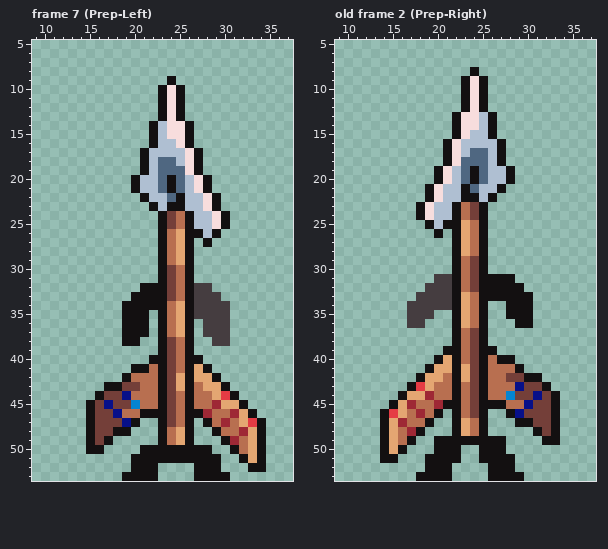
A pixel-art file gets an edit: Assets/Sprites/Arrowhead/Arrow_Prep.ase. The picture above was drawn from the file before the commit.
48x54 pixels, 7 frames. Shown: frame 7 (Prep-Left): x 9..37, y 5..53; old frame 2 (Prep-Right): x 9..37, y 5..53. The commit also changed other frames, which this record leaves out.
After the commit:
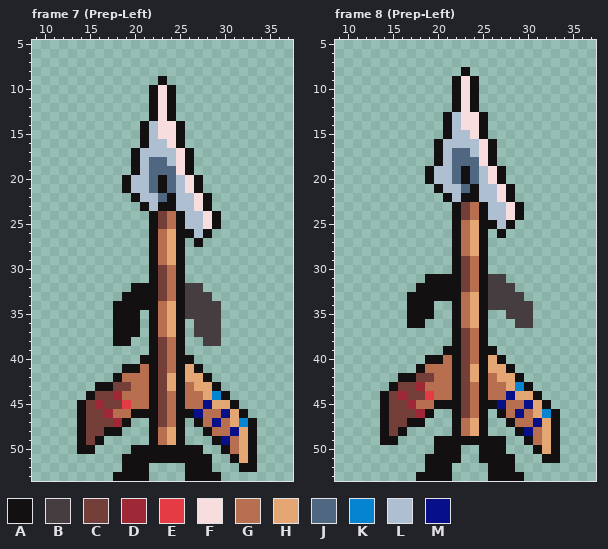
Palette (. is transparent): A #131011  B #453d40  C #743f39  D #9e2835  E #e53b44  F #f7dddd  G #b86f50  H #e4a672  J #4f6781  K #0484d1  L #afbfd2  M #071089
A new or re-ordered frame is compared with the old frame closest to it.
Changes in this commit:
frames 7 -> 12
Changed rows in their new state; - is an unchanged pixel.
Frame 7 (Prep-Left):
first column x 14:
 9 ---------A.----------
10 --------AFA.---------
11 --------AFA.---------
12 --------AFA.---------
13 --------AFA.---------
14 -------ALF-A.--------
15 -------ALF-A.--------
16 -------AL-FA.--------
17 ------AL---FA.-------
18 ------ALJ-LFA.-------
19 ------ALJ--FA.-------
20 -----AL-JAJLFA.------
21 -----AL-JAJLFA.------
22 ------AL-JAL-FA.-----
23 -------ALA-L-FA.-----
24 --------ACGAL-FA.----
25 --------ACGAL-FA.----
26 --------AGHA-LA.-----
27 --------AGHA.A.------
28 --------AGHA.--------
29 --------AGHA.--------
30 --------ACGA.--------
31 --------ACGA.--------
32 ------A--CGAB-.------
33 -----A---CGAB--.-----
34 ----A----GHAB---.----
35 ----A--.AGHAB---.----
36 ----A--.AGHA.B--.----
37 ----A--.AGHA.B--.----
38 ----A-.-ACGA.-B-.----
39 --------ACGA.--------
40 -------A-CGA-.-------
41 -----A-GACGAHA.------
42 ----AG--ACHAH-A.-----
43 --A-C-G-ACHAGH-A.----
44 -AC-DG--ACGAG-HKA.---
45 ACDC-EG-ACGAG-MH-A.--
46 AC-DG-A--CGA-MG-MHA.-
47 AC--DA.-ACGA.AGMGHKA.
48 AC-A-.--AGHA.-AG-MHA.
49 ACA.----AGHA.--AMGHA.
50 A-.---A-------.-AGHA.
51 -----A---------.-AHA.
52 -----A--.---A--.--A-.
53 ----A---.---A---.----
Frame 8 (Prep-Left) is new; against old frame 2 (Prep-Right):
first column x 14:
 8 ---------A.---------
 9 --------AFA.--------
10 --------AFA.--------
11 --------AFA.--------
12 --------AFA.--------
13 -------AL--A.-------
14 -------AL--A.-------
15 -------ALLFA.-------
16 ------ALL--FA.------
17 ------ALJJLFA.------
18 ------ALJ--FA.------
19 -----ALLJAJLFA.-----
20 -----ALLJAJLFA.-----
21 -----.A--JA--FA-----
22 -----..A----LFA-----
23 ----....-CG-LLFA----
24 ----....-CG-LLFA----
25 -----...-GH-ALA-----
26 ------.--GH--A------
27 ---------GH---------
28 ---------GH---------
29 ---------CG---------
30 ---------CG---------
31 -----AAA-CG-BB.-----
32 ----AAAA-CG-BBB.----
33 ---AAAAA-GH-BBBB.---
34 ---AAA..-GH-BBBBB---
35 ---AAA---GH---BBB---
36 ---AA----GH----BB---
37 ---------CG---------
38 ---------CG---------
39 ---------CG---------
40 -----A-G-CG-H-.-----
41 ----AGGG-CH-HHA.----
42 --AACCG--CH--HHA..--
43 -ACCDG---CG---HKA..-
44 ACDCCE---CG---MHHA..
45 ACC---A--CG--M---HA.
46 -CCC-A.--CG--AG-GHK-
47 -CCAA.---GH---AGGMH-
48 -CA..----GH----AMGH-
49 -A..------------AGH-
50 ...--------------AHA
51 ..----------------AA
